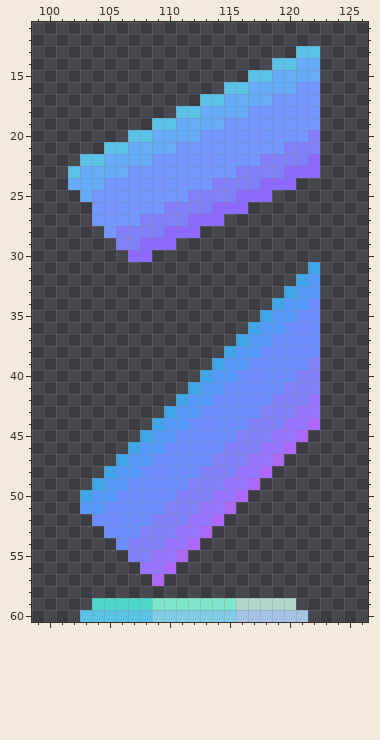
Pixel-art file, stored at Assets/Ships/NorikerMKI/NorikerMKI-NORMAL.aseprite. The picture above is the old version.
128x112 pixels, 1 frame. Colours within 5 levels of each other are drawn and written as one. Shown: x 99..126, y 11..60.
Now the later version:
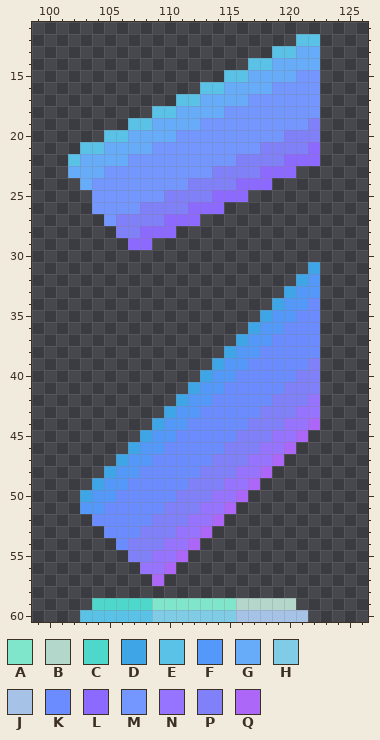
Palette (. is transparent): A #80e6cb  B #b3d8cb  C #4dd8cb  D #3ea6e7  E #5ac2e7  F #5499f9  G #67acf9  H #80cce7  J #a6c2e7  K #6a8cff  L #8c6aff  M #7496ff  N #9674ff  P #8080f9  Q #ac67f9
Change:
Layer "Wings":
Colour E is added in row 12 at x 121 to 122; in row 13 at x 119 to 120; in row 14 at x 117 to 118; in row 15 at x 115 to 116; in row 16 at x 113 to 114; in row 17 at x 111 to 112.
Colour E is added in row 18 at x 109 to 110; in row 19 at x 107 to 108; in row 20 at x 105 to 106; in row 21 at x 103 to 104; in row 22 at x 102.
Colour G replaces colour E in row 13 at x 121 to 122; in row 14 at x 119 to 120; in row 15 at x 117 to 118; in row 16 at x 115 to 116; in row 17 at x 113 to 114; in row 18 at x 111 to 112.
Colour G replaces colour E in row 19 at x 109 to 110; in row 20 at x 107 to 108; in row 21 at x 105 to 106; in row 22 at x 103 to 104; in row 23 at x 102.
Colour L replaces colour P in row 21 at x 122; in row 22 at x 120 to 121; in row 23 at x 118 to 119; in row 24 at x 116 to 117; in row 25 at x 114 to 115; in row 26 at x 112 to 113.
Colour L replaces colour P in row 27 at x 110 to 111; in row 28 at x 108 to 109; in row 29 at x 107.
Colour M replaces colour G in row 15 at x 121 to 122; in row 16 at x 119 to 120; in row 17 at x 117 to 118; in row 18 at x 115 to 116; in row 19 at x 113 to 114; in row 20 at x 111 to 112.
Colour M replaces colour G in row 21 at x 109 to 110; in row 22 at x 107 to 108; in row 23 at x 105 to 106; in row 24 at x 104.
Colour P replaces colour M in row 19 at x 122; in row 20 at x 120 to 121; in row 21 at x 118 to 119; in row 22 at x 116 to 117; in row 23 at x 114 to 115; in row 24 at x 112 to 113.
Colour P replaces colour M in row 25 at x 110 to 111; in row 26 at x 108 to 109; in row 27 at x 106 to 107.
The edit erases colour G in row 24 at x 102; in row 25 at x 103.
The edit erases colour L in row 23 at x 121 to 122; in row 24 at x 119 to 120; in row 25 at x 117 to 118; in row 26 at x 115 to 116; in row 27 at x 113 to 114; in row 28 at x 111 to 112.
The edit erases colour L in row 29 at x 109 to 110; in row 30 at x 107 to 108.
The edit erases colour M in row 27 at x 104; in row 28 at x 105.
The edit erases colour P in row 29 at x 106.
Pixel boxes of the changes (left, top, right, bottom) in both pictures:
changed: (68, 34, 320, 262)
